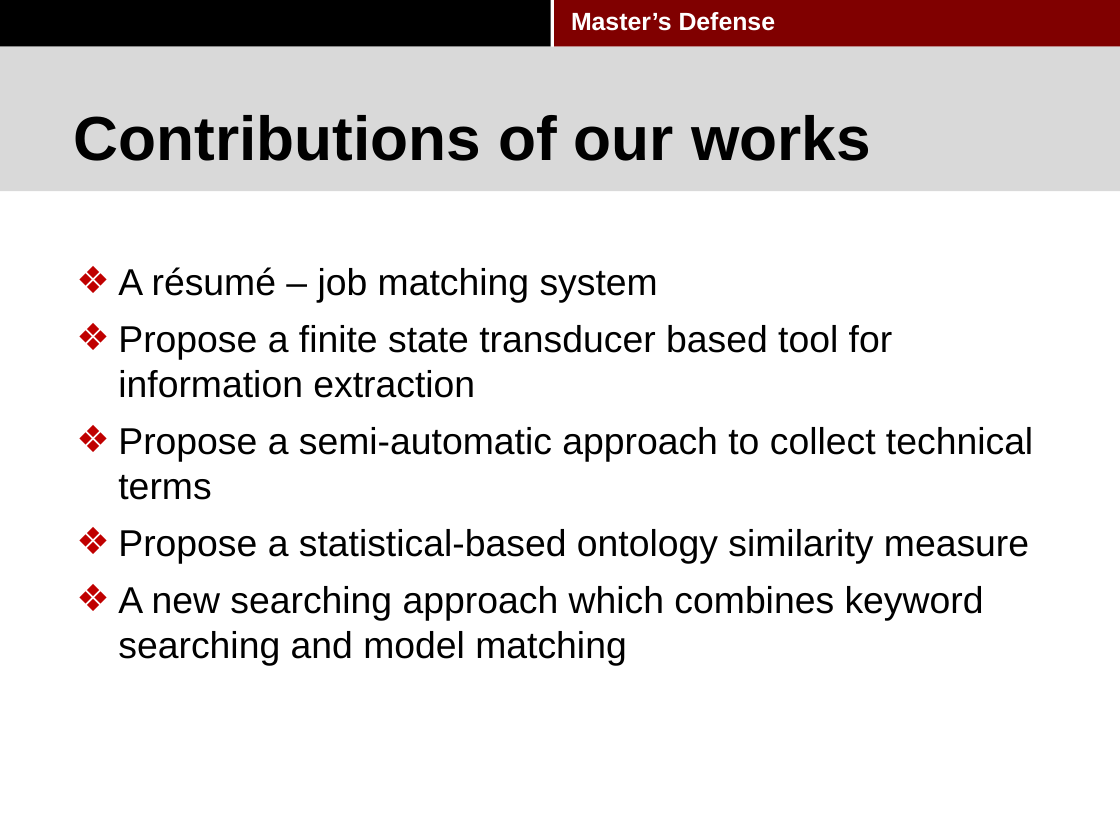
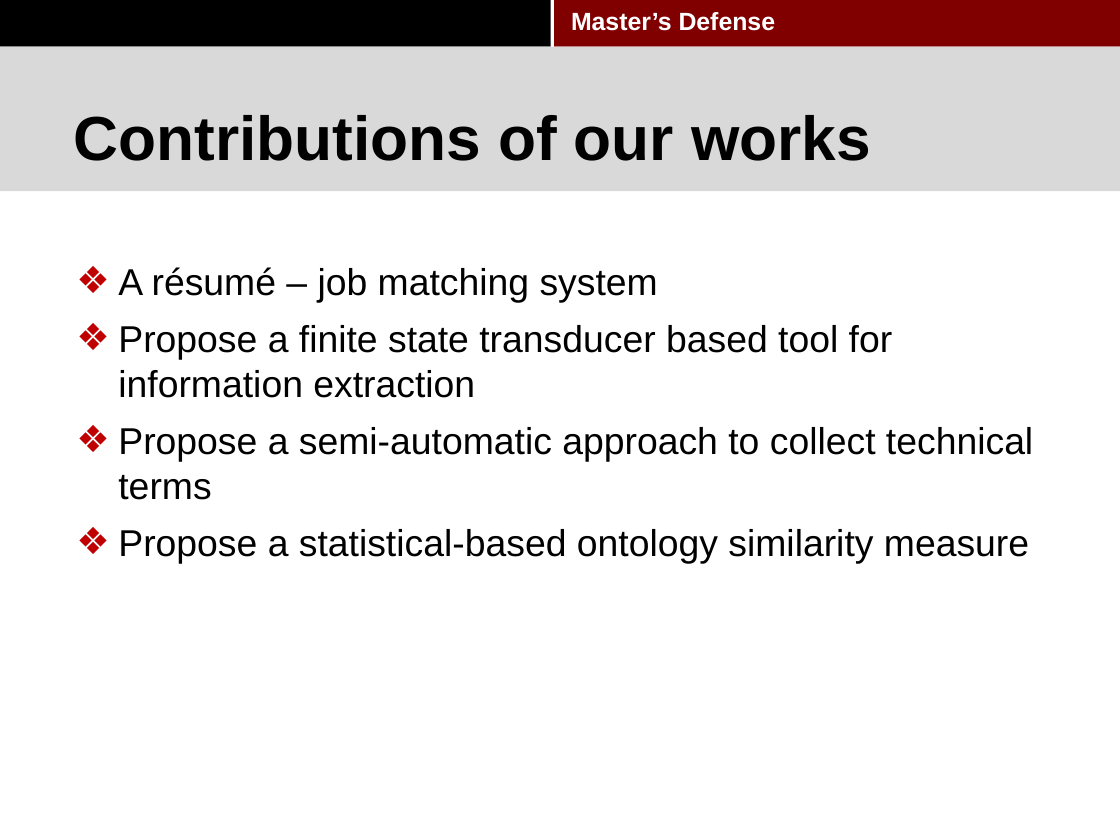
Before and after one commit to pkushiqiang/thesis, a slide deck: slide 7 of media/Master's thesis-2.pptx. Drawn at 1120x840 pixels with LibreOffice and Linux fonts; fonts in the diff are those of the drawing; background and template pictures are left out. Boxes give left, top, right and bottom in pixels: in the first picture for what was removed or moved away, otherwise in the second. Text is boxed around its words. In the diff, an @@ line names an element or a change of style, - is before the commit and + after.

```diff
--- a/media/Master's thesis-2.pptx
+++ b/media/Master's thesis-2.pptx
@@ text at [118, 586, 984, 666]: paragraph removed @@
-❖ A new searching approach which combines keyword searching and model matching
```
Also in this commit, not shown: 5 other slides changed.
